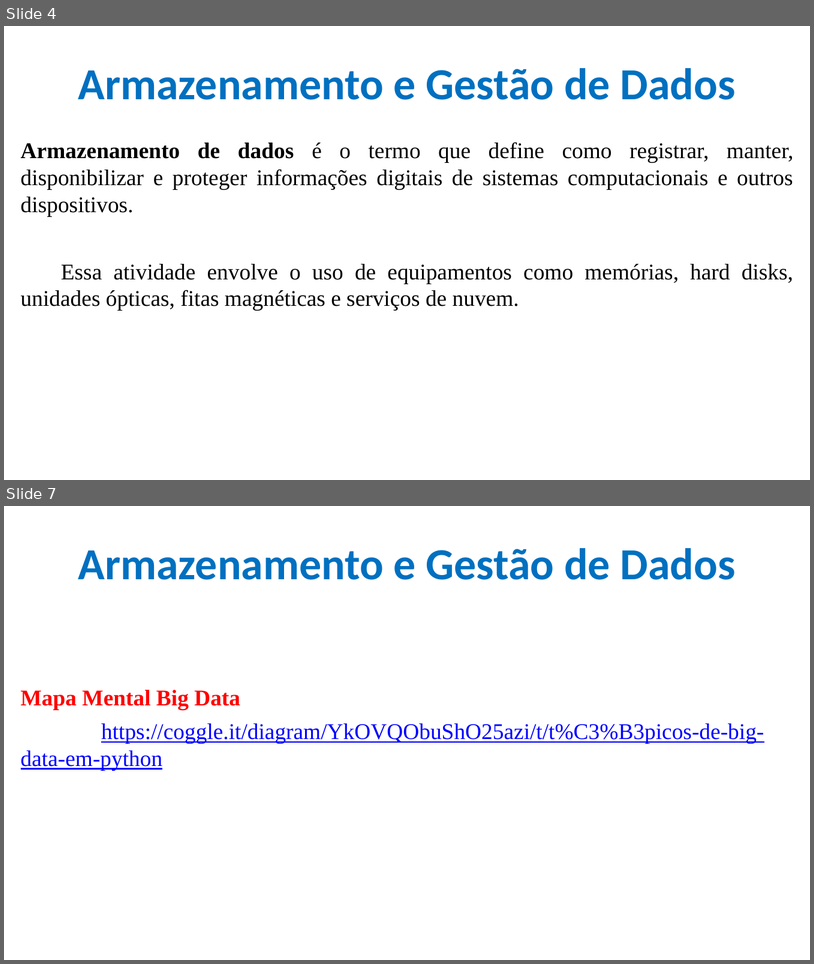
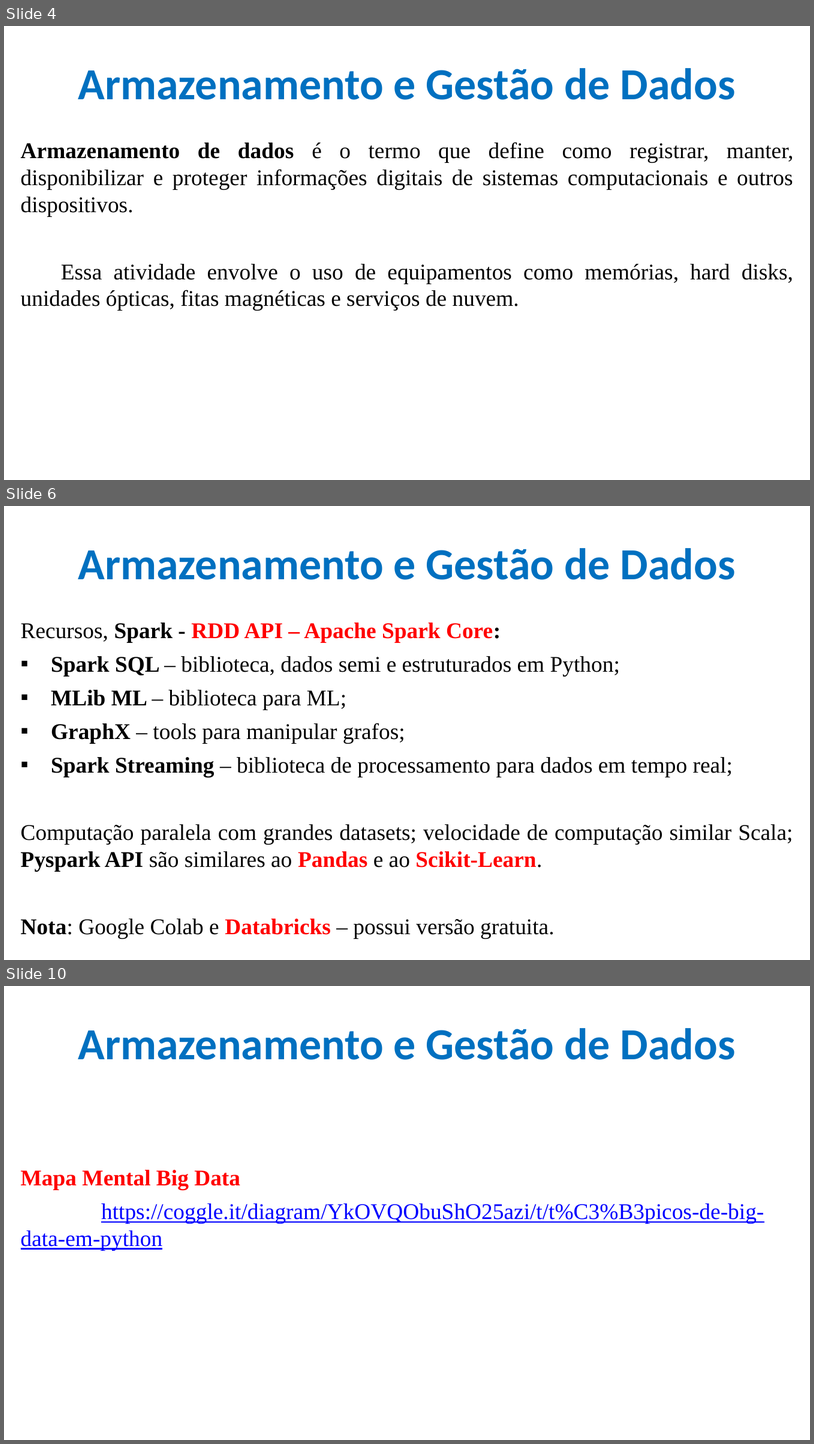
Before and after one commit to CloudEducationBrazil/WydenPythonBigData, a slide deck: 01 Classes/Aula 02 - Python Big Data.pptx. Shown one above the other, each under a label of ours: slides 4 and 7 before the commit, slides 4, 6 and 10 after it; the slides between them are not shown. The pictures are 814x964 and 814x1444 pixels, drawn with LibreOffice and Linux fonts; fonts in the diff are those of the drawing; background and template pictures are left out. Boxes give left, top, right and bottom in pixels: in the first picture for what was removed or moved away, otherwise in the second. Text is boxed around its words. In the diff, an @@ line names an element or a change of style, - is before the commit and + after.

Commit message:
aulas ppt Python big data

```diff
--- a/01 Classes/Aula 02 - Python Big Data.pptx
+++ b/01 Classes/Aula 02 - Python Big Data.pptx
@@ slide 6 added at (4,506,810,960), background picture (left out) @@
@@ title added at (78,548,736,580), 39.6 pt, text #0070C0, bold @@
+Armazenamento e Gestão de Dados
@@ text added at (21,622,793,938), 20 pt, text #000000 @@
+Recursos, Spark - RDD API – Apache Spark Core:
+▪ Spark SQL – biblioteca, dados semi e estruturados em Python;
+▪ MLib ML – biblioteca para ML;
+▪ GraphX – tools para manipular grafos;
+▪ Spark Streaming – biblioteca de processamento para dados em tempo real;
+Computação paralela com grandes datasets; velocidade de computação similar Scala; Pyspark API são similares ao Pandas e ao Scikit-Learn.
+Nota: Google Colab e Databricks – possui versão gratuita.
@@ what was slide 7 is now slide 10 @@
```
Also in this commit, not shown: 1 slide changed, 2 other slides added, 29 other files.
